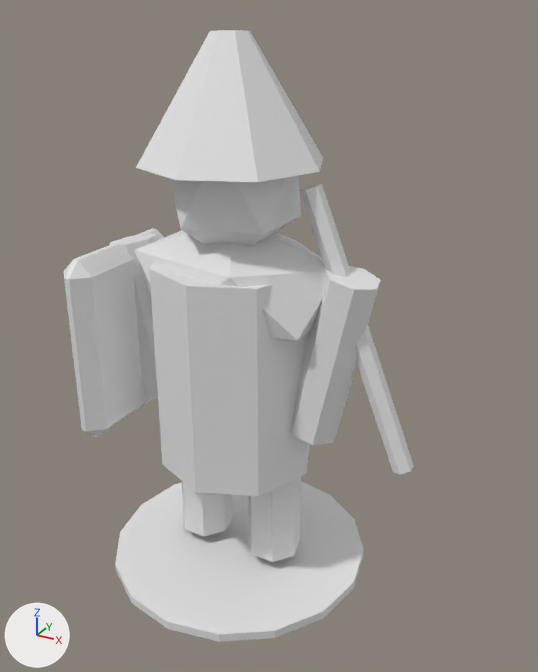
Two versions of the Blender file ArtSource/Blender/Guard.blend, one commit apart.
Before and after are seen from a 50 mm lens placed at (0.961, -1.563, 1.521), pointed at (0.102, -0.002, 0.74). Lighting does not change. The marker at lower left points along +X, +Y and +Z. The picture after the commit comes second.

Names of what the first picture shows: 'Arm', 'Arm.001', 'BlobShadow', 'Body', 'Head', 'Helmet', 'Leg', 'Leg.001', 'Shield', 'Shoulders', 'Weapon'.
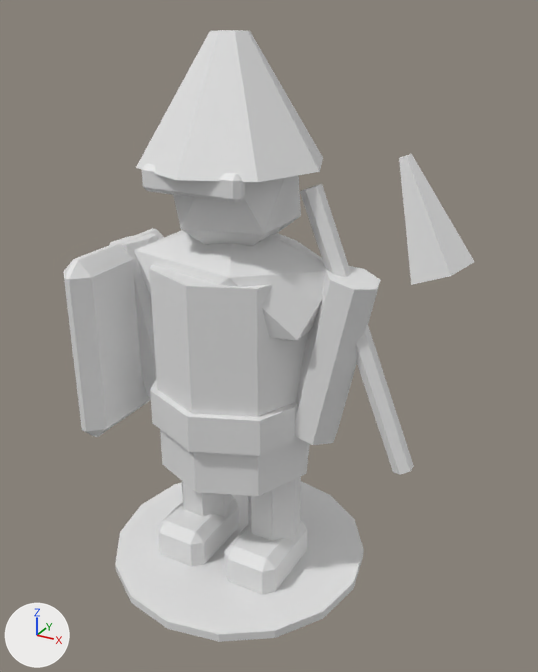
Edits to the bpy script that builds the scene:
```text
Add mat_dc_metal:
    mat_dc_metal = principled_material('DC_Metal')
    mat_dc_metal.base_color = (0.8, 0.8, 0.8)  # white #e7e7e7
Add me_weaponblade_mesh:
    me_weaponblade_mesh.from_pydata(...)  # a 5-sided cut cone along z (radius 0.078 at the low end, 0.015 at the high end) spanning x -0.074..0.074, y -0.063..0.078, z -0.133..0.133
    me_weaponblade_mesh.materials.append(mat_dc_metal)  # white #e7e7e7
Add me_boot_mesh_001:
    me_boot_mesh_001.from_pydata(...)  # 24 vertices, 26 faces; spans x -0.082..0.082, y -0.125..0.125, z -0.066..0.066
    me_boot_mesh_001.materials.append(mat_dc_defender)  # white #e7e7e7
Add me_visor_mesh:
    me_visor_mesh.from_pydata(...)  # 24 vertices, 26 faces; spans x -0.133..0.133, y -0.021..0.021, z -0.031..0.031
    me_visor_mesh.materials.append(mat_dc_metal)  # white #e7e7e7
Add me_belt_mesh:
    me_belt_mesh.from_pydata(...)  # an 8-sided cylinder along z spanning x -0.238..0.238, y -0.238..0.238, z -0.051..0.051
    me_belt_mesh.materials.append(mat_dc_defender)  # white #e7e7e7
Add ob_weaponblade:
    ob_weaponblade = bpy.data.objects.new('WeaponBlade', me_weaponblade_mesh)
    ob_weaponblade.location = (0.484, 0.0, 1.108)
    ob_weaponblade.rotation_euler = (0.0, -0.384, 0.0)  # degrees (0, -22, 0)
Add ob_boot_001:
    ob_boot_001 = bpy.data.objects.new('Boot.001', me_boot_mesh_001)
    ob_boot_001.location = (0.117, -0.043, 0.078)
Add ob_boot:
    ob_boot = bpy.data.objects.new('Boot', me_boot_mesh_001.copy())
    ob_boot.location = (-0.117, -0.043, 0.078)
Add ob_visor:
    ob_visor = bpy.data.objects.new('Visor', me_visor_mesh)
    ob_visor.location = (0.0, -0.175, 1.162)
Add ob_belt:
    ob_belt = bpy.data.objects.new('Belt', me_belt_mesh)
    ob_belt.location = (0.0, 0.0, 0.538)
```

Location of each change, (x1, y1, x2, y2) in pixels of the pictures (538 x 672 px):
'Belt', added
    after: (150, 378, 299, 456)
'WeaponBlade', added
    after: (399, 154, 474, 285)
'Boot.001', added
    after: (225, 520, 307, 594)
'Boot', added
    after: (158, 497, 239, 566)
'Visor', added
    after: (142, 163, 245, 203)
